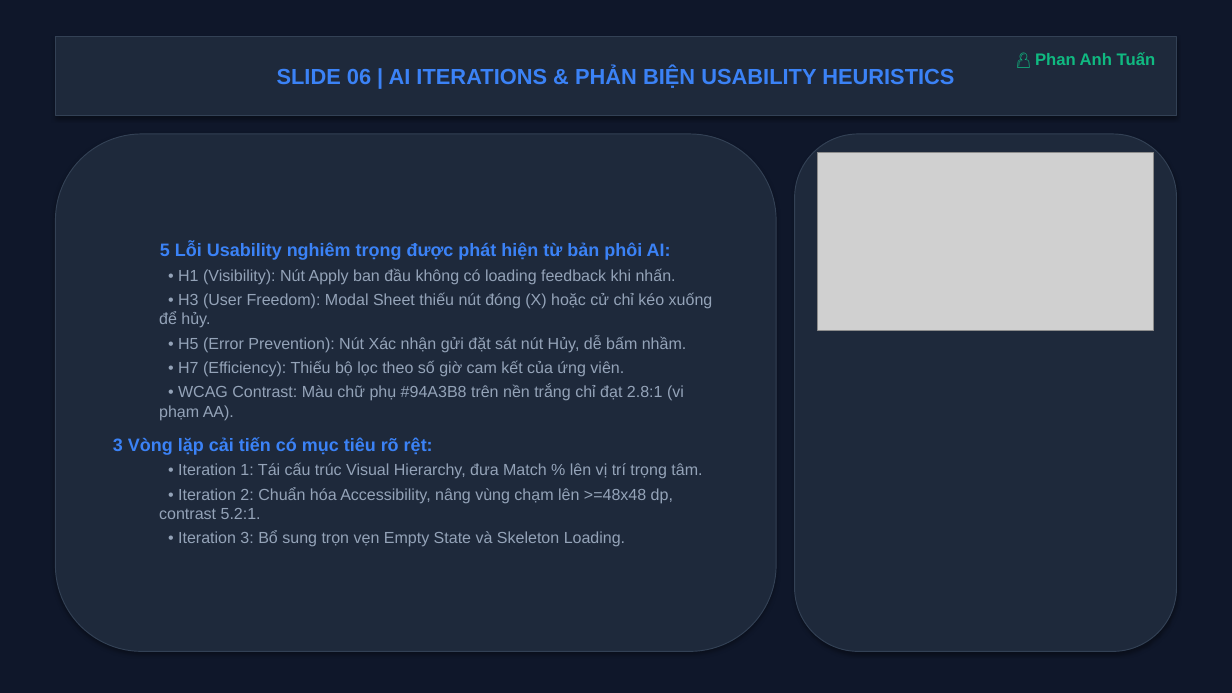
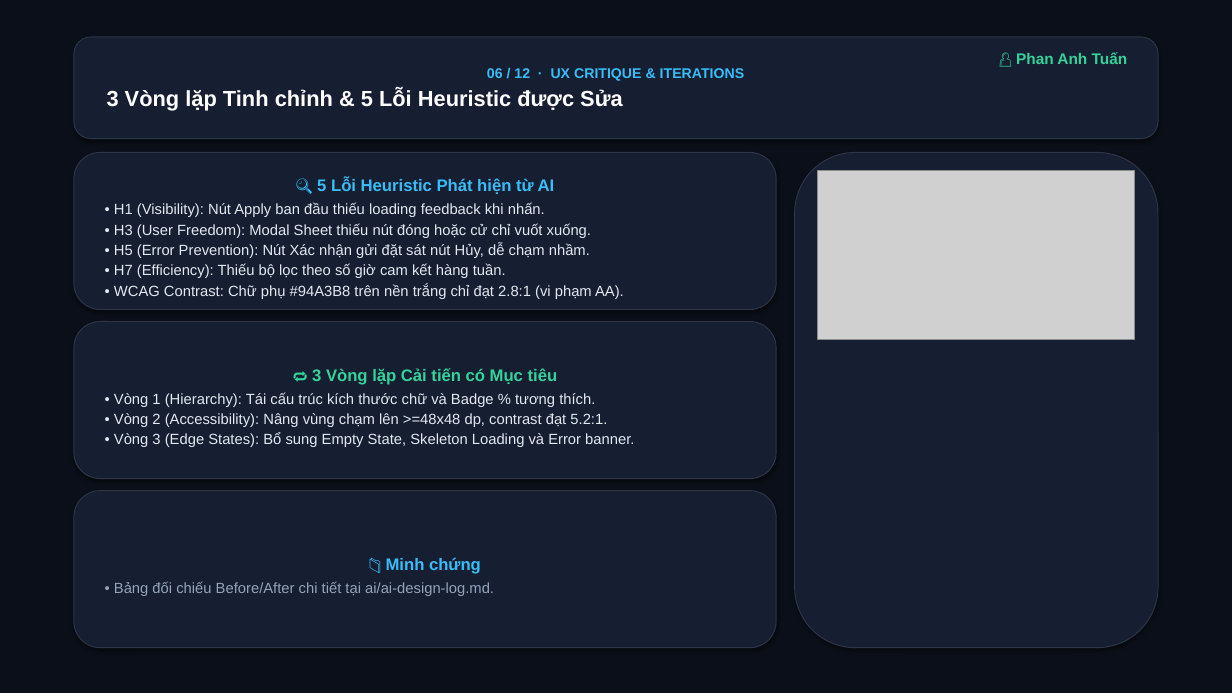
Before and after one commit to LuTu-2004/prm323-lab2-group4, a slide deck: slide 6 of docs/PRM323_Lab2_Nhom4_Slides.pptx. Drawn at 1232x693 pixels with LibreOffice and Linux fonts; fonts in the diff are those of the drawing; grey boxes stand for pictures. Boxes give left, top, right and bottom in pixels: in the first picture for what was removed or moved away, otherwise in the second. Text is boxed around its words. In the diff, an @@ line names an element or a change of style, - is before the commit and + after.

Commit message:
refactor(docs): redesign slides with clean 3-card layout, balanced spacing, and high contrast visual hierarchy

```diff
--- a/docs/PRM323_Lab2_Nhom4_Slides.pptx
+++ b/docs/PRM323_Lab2_Nhom4_Slides.pptx
@@ rectangle at [0, 0, 1232, 693]: fill #0F172A to #0B0F19; outline #0F172A 0.75 pt to none @@
@@ rounded rectangle "06 / 12 · UX ...": place and size @@
-rounded rectangle "06 / 12 · UX ..." at [55, 37, 1177, 116]
+rounded rectangle "06 / 12 · UX ..." at [74, 37, 1158, 139]
@@ rounded rectangle "06 / 12 · UX ..." at [74, 37, 1158, 139]: rectangle to rounded rectangle; fill #1E293B to #161E31; outline #334155 0.75 pt to #2D3748 0.75 pt @@
@@ text "👤 Phan Anh Tuấn": place and size @@
-text "👤 Phan Anh Tuấn" at [1035, 52, 1156, 65]
+text "👤 Phan Anh Tuấn" at [1016, 52, 1128, 64]
@@ text "👤 Phan Anh Tuấn" at [1016, 52, 1128, 64]: size 13 to 12 pt, text colour #10B981 to #34D399 @@
@@ text in rounded rectangle at [107, 68, 745, 110]: text changed; text colour #3B82F6 to #FFFFFF @@
-SLIDE 06 | AI ITERATIONS & PHẢN BIỆN USABILITY HEURISTICS
+06 / 12 · UX CRITIQUE & ITERATIONS
+3 Vòng lặp Tinh chỉnh & 5 Lỗi Heuristic được Sửa
@@ rounded rectangle "🔍 5 Lỗi Heuristic Phát ...": place and size @@
-rounded rectangle "🔍 5 Lỗi Heuristic Phát ..." at [55, 134, 776, 652]
+rounded rectangle "🔍 5 Lỗi Heuristic Phát ..." at [74, 152, 776, 310]
@@ rounded rectangle "🔍 5 Lỗi Heuristic Phát ..." at [74, 152, 776, 310]: fill #1E293B to #161E31; outline #334155 0.75 pt to #2D3748 0.75 pt @@
@@ text in rounded rectangle at [114, 178, 624, 299]: text changed; size 12.5 to 11.5 pt; text colour #94A3B8 to #E2E8F0 @@
-5 Lỗi Usability nghiêm trọng được phát hiện từ bản phôi AI:
-  • H1 (Visibility): Nút Apply ban đầu không có loading feedback khi nhấn.
-  • H3 (User Freedom): Modal Sheet thiếu nút đóng (X) hoặc cử chỉ kéo xuống để hủy.
-  • H5 (Error Prevention): Nút Xác nhận gửi đặt sát nút Hủy, dễ bấm nhầm.
-  • H7 (Efficiency): Thiếu bộ lọc theo số giờ cam kết của ứng viên.
-  • WCAG Contrast: Màu chữ phụ #94A3B8 trên nền trắng chỉ đạt 2.8:1 (vi phạm AA).
-3 Vòng lặp cải tiến có mục tiêu rõ rệt:
-  • Iteration 1: Tái cấu trúc Visual Hierarchy, đưa Match % lên vị trí trọng tâm.
-  • Iteration 2: Chuẩn hóa Accessibility, nâng vùng chạm lên >=48x48 dp, contrast 5.2:1.
-  • Iteration 3: Bổ sung trọn vẹn Empty State và Skeleton Loading.
+🔍 5 Lỗi Heuristic Phát hiện từ AI
+• H1 (Visibility): Nút Apply ban đầu thiếu loading feedback khi nhấn.
+• H3 (User Freedom): Modal Sheet thiếu nút đóng hoặc cử chỉ vuốt xuống.
+• H5 (Error Prevention): Nút Xác nhận gửi đặt sát nút Hủy, dễ chạm nhầm.
+• H7 (Efficiency): Thiếu bộ lọc theo số giờ cam kết hàng tuần.
+• WCAG Contrast: Chữ phụ #94A3B8 trên nền trắng chỉ đạt 2.8:1 (vi phạm AA).
@@ rounded rectangle at [795, 152, 1158, 648]: fill #1E293B to #161E31; outline #334155 0.75 pt to #2D3748 0.75 pt @@
@@ rounded rectangle: place and size @@
-rounded rectangle at [795, 134, 1177, 652]
+rounded rectangle at [795, 152, 1158, 648]
@@ picture: place and size @@
-picture at [818, 152, 1153, 331]
+picture at [818, 171, 1135, 339]
@@ rounded rectangle added at [74, 322, 776, 479], fill #161E31, outline #2D3748 0.75 pt, 11.5 pt, text #E2E8F0 @@
+🔁 3 Vòng lặp Cải tiến có Mục tiêu
+• Vòng 1 (Hierarchy): Tái cấu trúc kích thước chữ và Badge % tương thích.
+• Vòng 2 (Accessibility): Nâng vùng chạm lên >=48x48 dp, contrast đạt 5.2:1.
+• Vòng 3 (Edge States): Bổ sung Empty State, Skeleton Loading và Error banner.
@@ rounded rectangle added at [74, 491, 776, 648], fill #161E31, outline #2D3748 0.75 pt, 11.5 pt, text #94A3B8 @@
+📁 Minh chứng
+• Bảng đối chiếu Before/After chi tiết tại ai/ai-design-log.md.
```
Also in this commit, not shown: 11 other slides changed, 1 other file.
